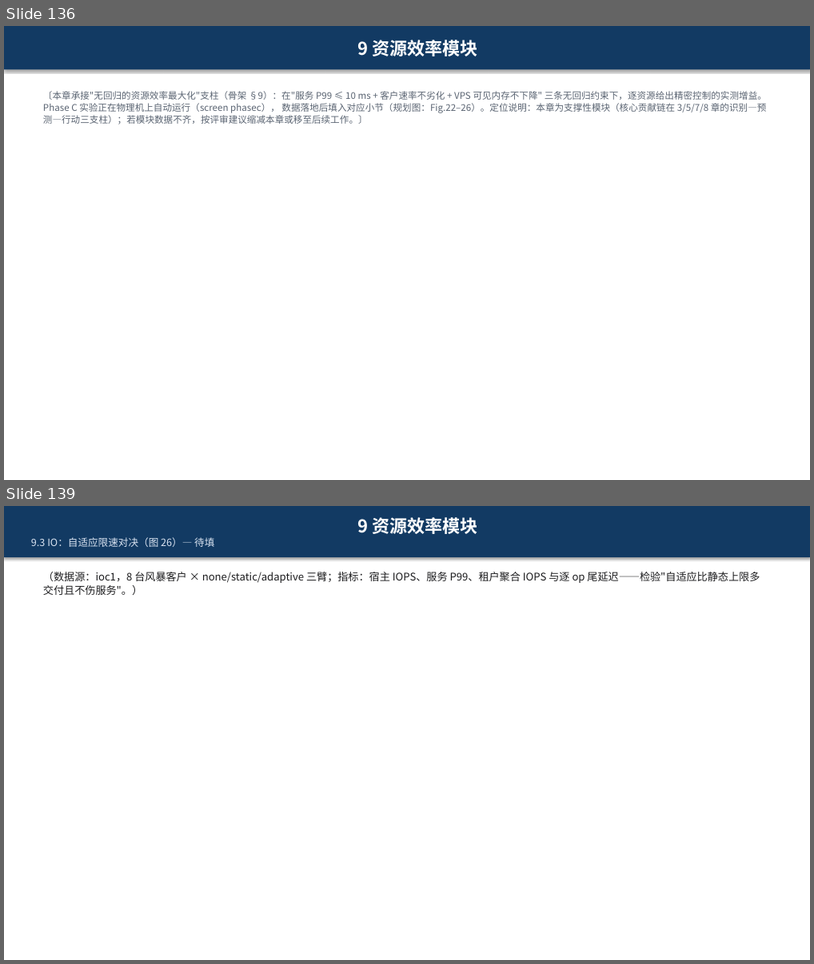
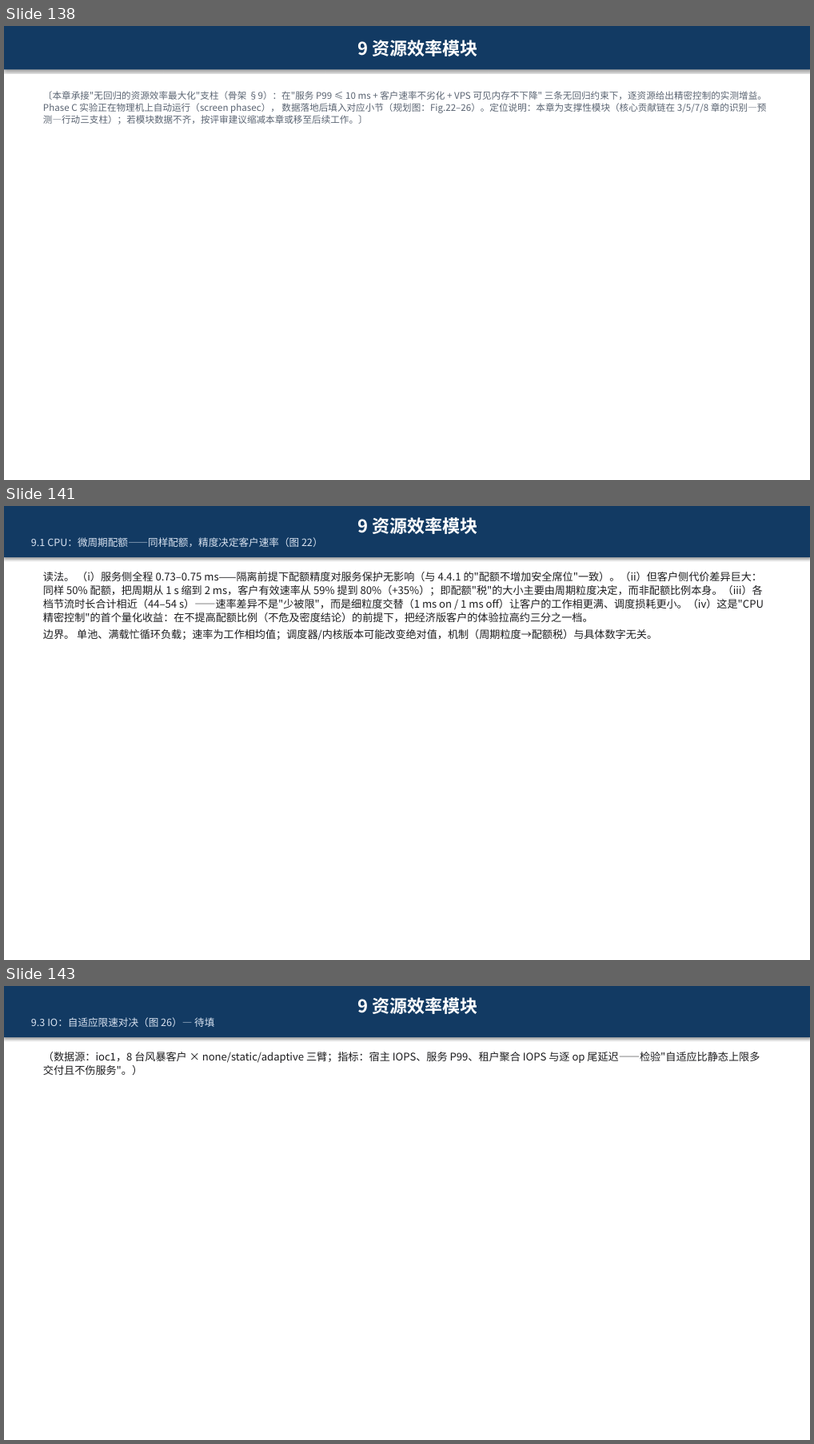
Before and after one commit to 3257085208/Paper, a slide deck: paper.pptx. Shown one above the other, each under a label of ours: slides 136 and 139 before the commit, slides 138, 141 and 143 after it; the slides between them are not shown. The pictures are 814x964 and 814x1444 pixels, drawn with LibreOffice and Linux fonts; fonts in the diff are those of the drawing. Boxes give left, top, right and bottom in pixels: in the first picture for what was removed or moved away, otherwise in the second. Text is boxed around its words. In the diff, an @@ line names an element or a change of style, - is before the commit and + after.

```diff
--- a/paper.pptx
+++ b/paper.pptx
@@ slide 141 added at [4, 506, 810, 960], background #FFFFFF @@
@@ rectangle added at [4, 506, 810, 960], fill #FFFFFF @@
@@ rectangle added at [4, 506, 810, 557], fill #123A63, 12 pt, text #D8E2F0 @@
+9 资源效率模块
+9.1 CPU：微周期配额——同样配额，精度决定客户速率（图 22）
@@ text added at [43, 572, 764, 640], 12.5 pt, text #1C1C1E @@
+读法。 （i）服务侧全程 0.73–0.75 ms——隔离前提下配额精度对服务保护无影响（与 4.4.1 的"配额不增加安全席位"一致）。（ii）但客户侧代价差异巨大：同样 50% 配额，把周期从 1 s 缩到 2 ms，客户有效速率从 59% 提到 80%（+35%）；即配额"税"的大小主要由周期粒度决定，而非配额比例本身。（iii）各档节流时长合计相近（44–54 s）——速率差异不是"少被限"，而是细粒度交替（1 ms on / 1 ms off）让客户的工作相更满、调度损耗更小。（iv）这是"CPU 精密控制"的首个量化收益：在不提高配额比例（不危及密度结论）的前提下，把经济版客户的体验拉高约三分之一档。
+边界。 单池、满载忙循环负载；速率为工作相均值；调度器/内核版本可能改变绝对值，机制（周期粒度→配额税）与具体数字无关。
@@ what was slide 136 is now slide 138 @@
@@ what was slide 139 is now slide 143 @@
```
Also in this commit, not shown: 4 slides changed, 3 other slides added.
